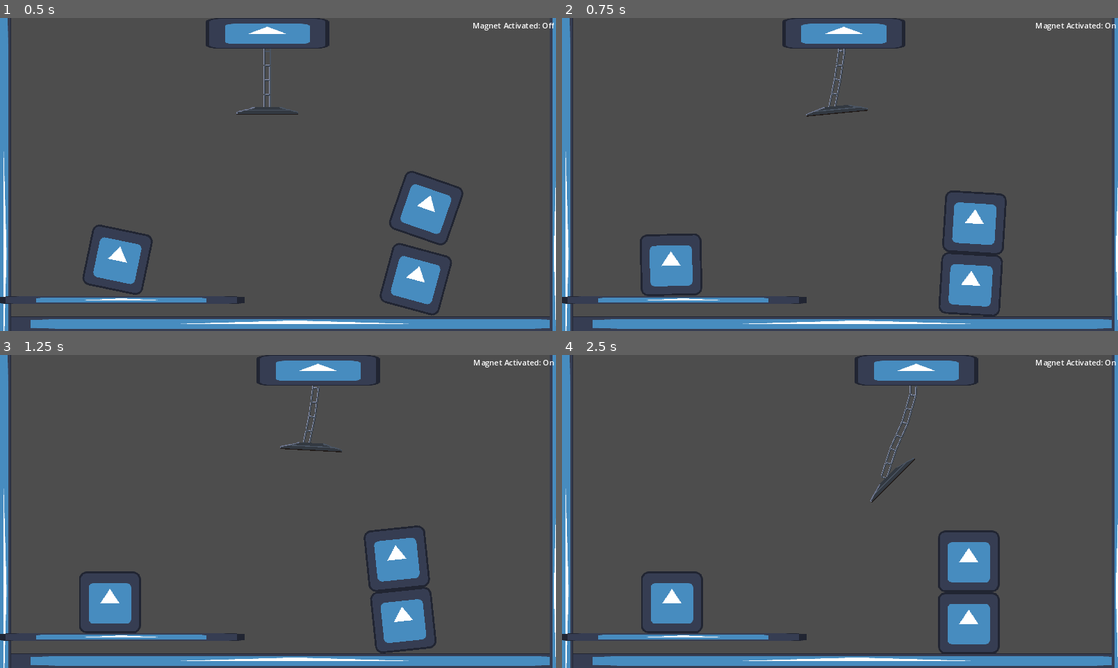
Above: before the commit, frames 1-4 (two rows, left to right).
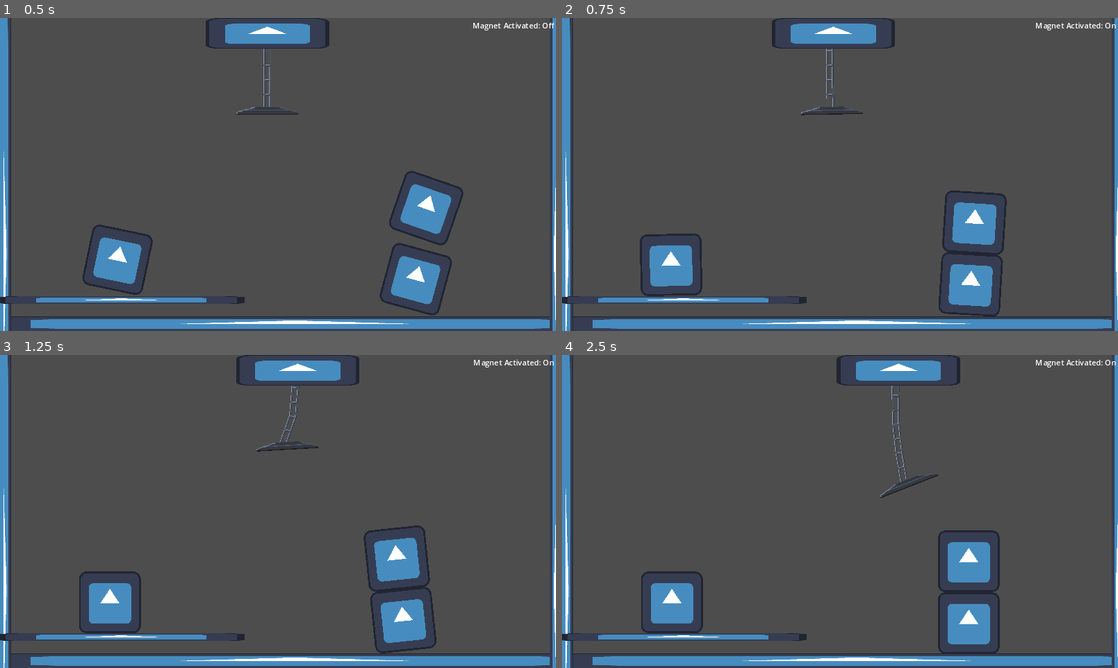
Above: after the commit, the same moments.

Repository: nanodeath/tippy-towers
Game: Godot game, scene res://game.tscn
The game is run twice, just before and just after one commit, with the same random seed, the same clock (stepped at 60 frames per second) and the same inputs. The engine's default icon, where the game draws it, is replaced by a stand-in: a white triangle on a blue panel in a dark square.
Inputs:
- Up to frame 1 (0.5 s): no input
- Up to frame 2 (0.75 s): hold D (move_right) from 0.53 s (still down); tap Space (toggle_magnet) at 0.6 s
- Up to frame 3 (1.25 s): keep holding D (move_right)
- Up to frame 4 (2.5 s): release D (move_right) at 1.28 s; hold S (move_down) 1.28-2.03 s; tap Space (toggle_magnet) at 1.35, 2.1 s; hold D (move_right) from 2.03 s (still down)

Frame 1 is identical in both runs. In frame 2, 0.9% of the frame differs, in the area x 37-62%, y 0-32%; in frame 3, 1.2%; in frame 4, 1.4%, in the area x 49-75%, y 0-48%.

Commit message:
Graceful side to side crane movement.

Diff:
--- a/tippy-towers/scripts/crane.gd
+++ b/tippy-towers/scripts/crane.gd
@@ -19,6 +19,9 @@
 var magnet_direct_state: PhysicsDirectBodyState2D
 var fused_with_junk: Array[RigidBody2D] = []
 
+var current_speed := 0.0
+var tween_speed := 0.05
+
 func _ready():
 	_update_magnet()
 	magnet_direct_state = PhysicsServer2D.body_get_direct_state(sticky_bit.get_rid())
@@ -34,10 +37,20 @@
 
 func _physics_process(delta):
 	if Input.is_action_pressed("move_left"):
-		position.x -= speed * delta
+		#position.x -= speed * delta
+		current_speed = lerpf(current_speed, -speed * delta, tween_speed)
 	elif Input.is_action_pressed("move_right"):
-		position.x += speed * delta
-	global_position.x = clampf(position.x, left_bound.global_position.x, right_bound.global_position.x)
+		#position.x += speed * delta
+		#print(current_speed, ",", speed * delta, ",", tween_speed, " -> ", lerpf(current_speed, speed * delta, tween_speed))
+		current_speed = lerpf(current_speed, speed * delta, tween_speed)
+		#print("current_speed updated to ", current_speed)
+		#print(current_speed, ",", speed, ",", delta, ",", tween_speed)
+	else:
+		current_speed = lerpf(current_speed, 0, tween_speed)
+		if absf(current_speed) < 0.01:
+			current_speed = 0
+	#current_speed = clamp(current_speed, -speed * delta, speed * delta)
+	global_position.x = clampf(position.x + current_speed, left_bound.global_position.x, right_bound.global_position.x)
 
 	if Input.is_action_pressed("move_up"):
 		chain_anchor.position.y -= move_up_speed * delta
